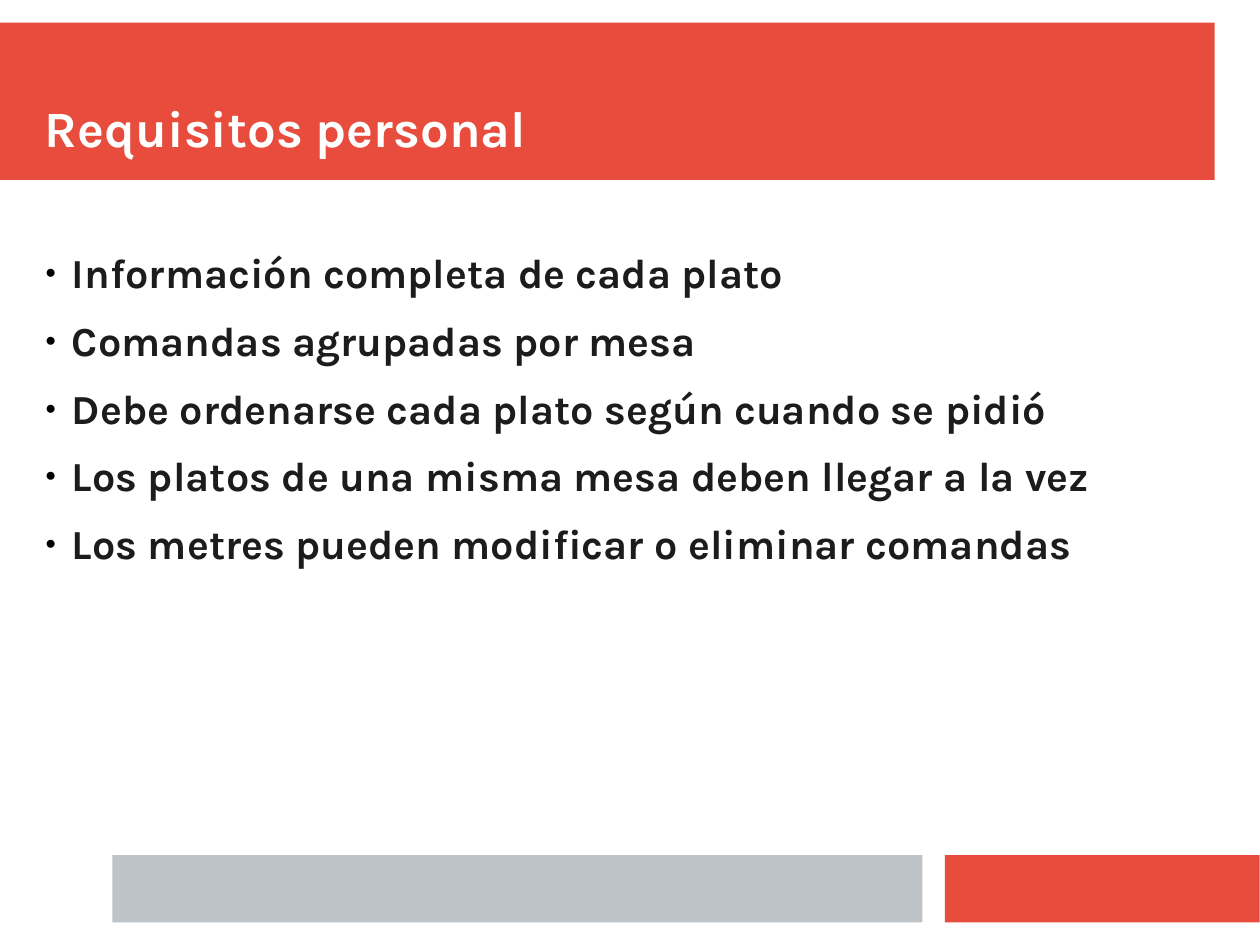
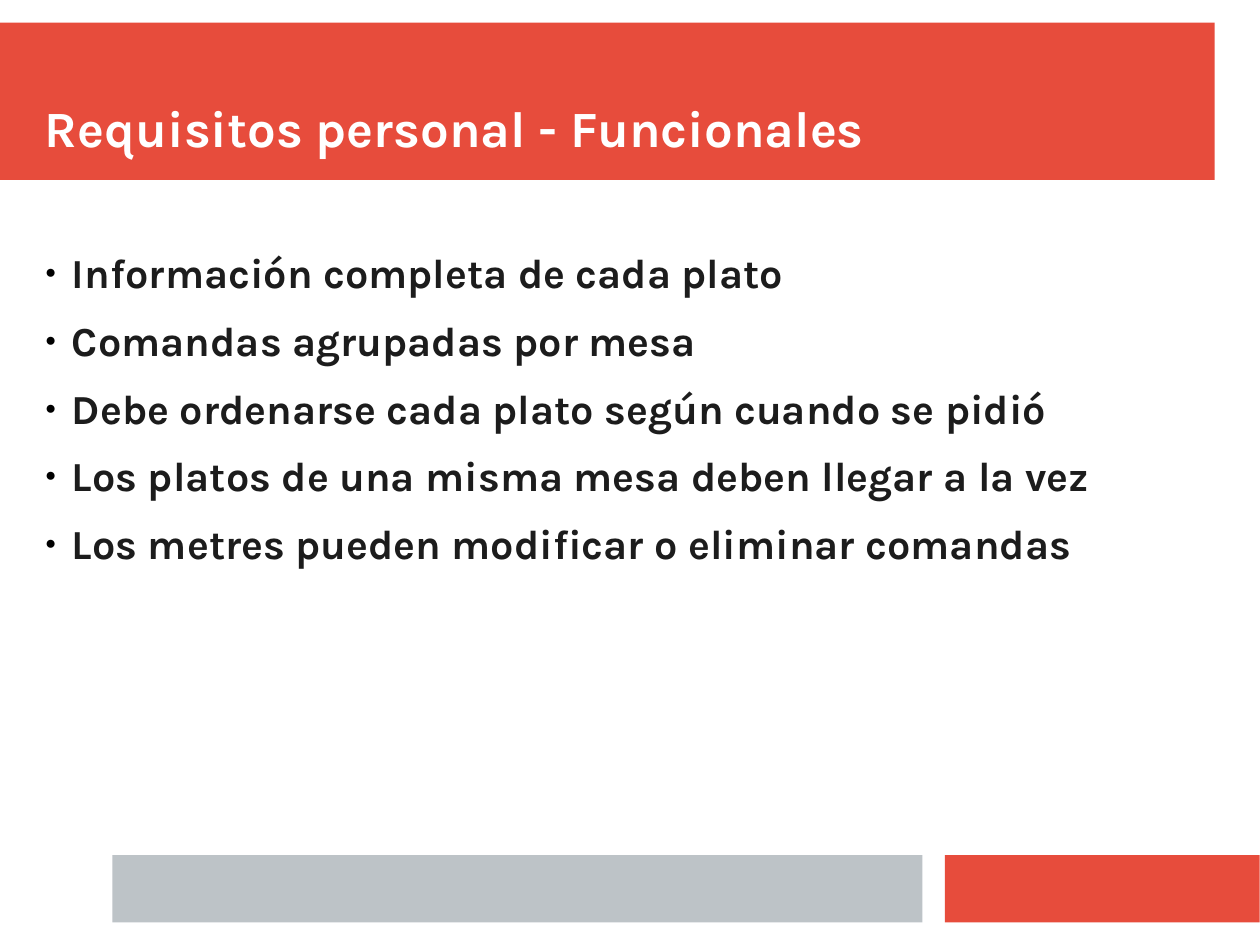
Before and after one commit to Juanba1998/APP-Restaurante, a slide deck: slide 5 of Material/Presentación/presentacion.pptx (slide 4 before the commit). Drawn at 1260x945 pixels with LibreOffice and Linux fonts; fonts in the diff are those of the drawing. Boxes give left, top, right and bottom in pixels: in the first picture for what was removed or moved away, otherwise in the second. Text is boxed around its words. In the diff, an @@ line names an element or a change of style, - is before the commit and + after.

```diff
--- a/Material/Presentación/presentacion.pptx
+++ b/Material/Presentación/presentacion.pptx
@@ text at <box>45,111,864,159</box>: text changed @@
-Requisitos personal
+Requisitos personal - Funcionales
```
Also in this commit, not shown: 2 other slides changed, 3 slides added.
